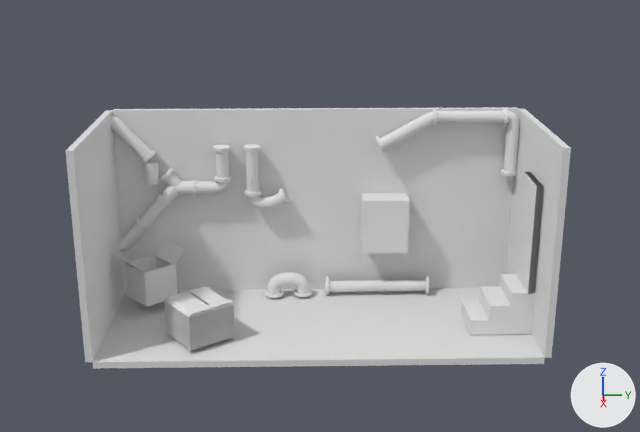
One commit to the Blender file PSMG_Team_EasyNote/Assets/Rooms/Blender files/keller.blend: the scene before it, then after it.
Before and after are seen from a 50 mm camera at (12.35, -0.23, 5.96) aimed at (0.44, 0.02, 1.94). The axes (+X, +Y, +Z) are drawn at lower right. The lights are the same throughout.
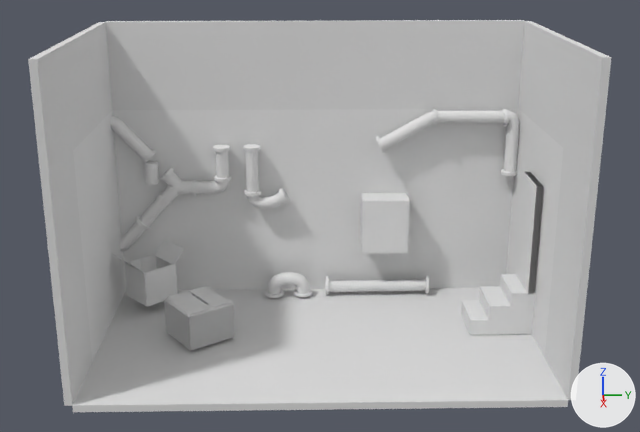
Pixel boxes (x1, y1, x2, y2) of what changed, in the pictures (640 x 432 px):
'Cube', reshaped (15% wider, 50% taller)
    before: (65, 107, 571, 368)
    after: (28, 20, 611, 412)

What changed in the scene script:
```text
Change me_cube:
    used by ob_cube; location = (-0.18, 0.0, 1.54); scale = (1.26, 3.2, 1.53)
    remove me_cube.from_pydata(...)  # 46 vertices, 44 faces; spans x -1.08..1.0, y -1.03..1.03, z -1.07..1.0
    add me_cube.from_pydata(...)  # 73 vertices, 72 faces; spans x -1.08..1.93, y -1.03..1.03, z -1.07..1.89
    me_cube part 1
    6 faces are deleted
    12 new vertices lie (0.0, 0.0, 0.89) away from vertices in x -1.08..1.0, y -1.03..1.03, z 1.0
    15 new vertices lie (0.93, 0.0, 0.0) away from vertices in x 1.0, y -1.03..1.03, z -1.07..1.89
    34 new faces join them, mat_boden (its picture is missing)
```
